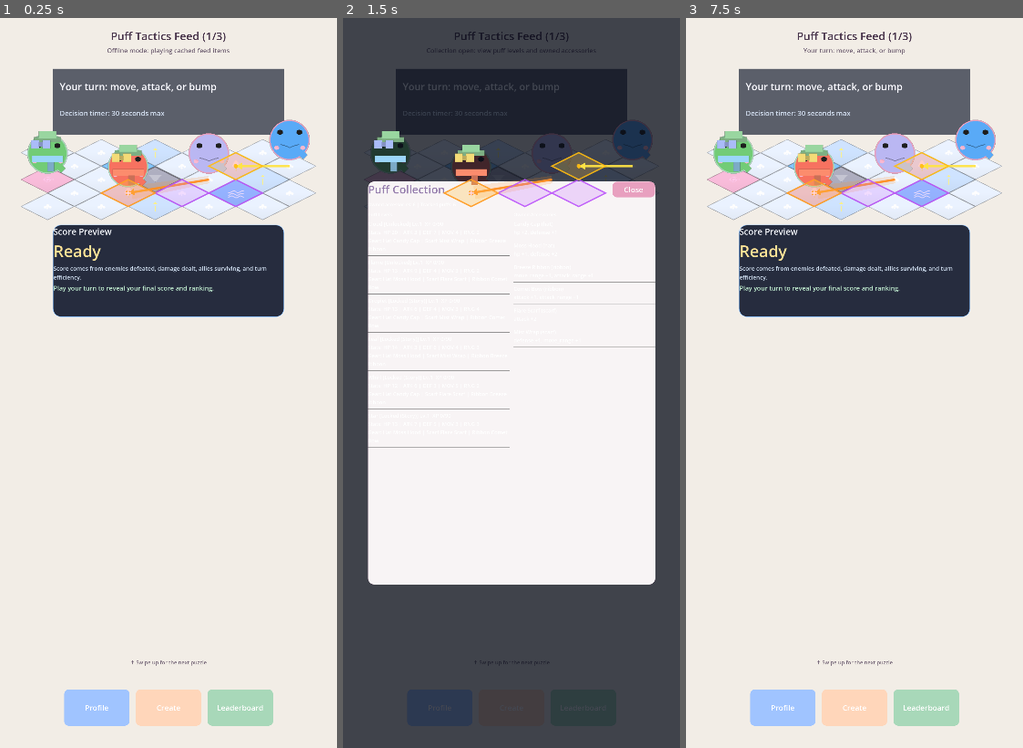
Above: before the commit, frames 1-3 (left to right).
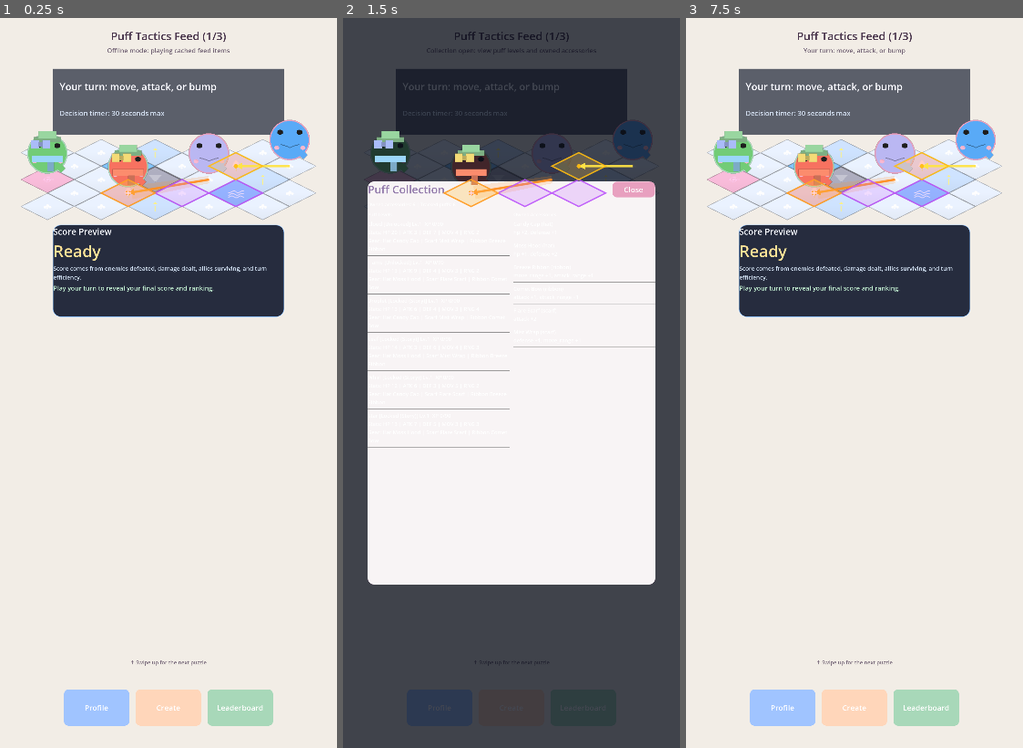
Above: after the commit, the same moments.

Repository: fivestar1103/puff-tactics
Game: Godot game, scene res://src/scenes/feed/FeedMain.tscn
The game is run twice, just before and just after one commit, with the same random seed, the same clock (stepped at 60 frames per second) and the same inputs.
Inputs (mouse positions are in pixels of both pictures, inside the frame that each line leads up to):
- Up to frame 1 (0.25 s): no input
- Up to frame 2 (1.5 s): click "Profile" at 0.5 s; click "Create" at 1.25 s
- Up to frame 3 (7.5 s): click "Leaderboard" at 2 s; click "Profile" at 2.75 s; click "Create" at 3.5 s; click "Leaderboard" at 4.25 s; click "Profile" at 5 s; click "Create" at 5.75 s; click "Leaderboard" at 6.5 s; tap Enter at 7.25 s; move the mouse to (928, 346) at 7.27 s; click (928, 346) at 7.42 s

The runs differ from the first frame. In frame 1, 0.4% of the frame differs, in the area x 8-92%, y 1-97%; in frame 2, 0.2%; in frame 3, 0.4%.
Error before the commit: Invalid assignment of property or key 'horizontal_alignment' with value of type 'int' on a base object of type 'null instance'. (res://src/scripts/ui/battle_hu…

Commit message:
chore: add screenshot tool, two-phase Ralph loop, and misc fixes
- Add ralph/screenshot_tool.gd autoload for automated screenshot capture
- Add ralph/take_screenshot.sh shell wrapper
- Upgrade ralph/ralph.sh to two-phase loop (implement → screenshot → review)
- Strengthen ralph/prompt.md with mandatory visual analysis
- Register ScreenshotTool autoload and fix window settings in project.godot
- Fix TurnBattle.tscn parent paths
- Fix typed array mismatch in feed_sync.gd:184
- Add assets/icon.png placeholder

Co-Authored-By: Claude Opus 4.6 <noreply@anthropic.com>

Diff:
--- a/project.godot
+++ b/project.godot
@@ -8,12 +8,16 @@
 
 config_version=5
 
+[animation]
+
+compatibility/default_parent_skeleton_in_mesh_instance_3d=true
+
 [application]
 
 config/name="Puff Tactics"
 config/description="Tactical Feed - Swipe like Shorts, solve like puzzles, addicted by cuteness"
 run/main_scene="res://src/scenes/feed/FeedMain.tscn"
-config/features=PackedStringArray("4.3", "Mobile")
+config/features=PackedStringArray("4.6", "Mobile")
 config/icon="res://assets/icon.png"
 
 [autoload]
@@ -23,15 +27,16 @@
 SignalBus="*res://src/scripts/core/signal_bus.gd"
 SupabaseClient="*res://src/scripts/network/supabase_client.gd"
 PuffProgression="*res://src/scripts/puffs/puff_progression.gd"
+ScreenshotTool="*res://ralph/screenshot_tool.gd"
 
 [display]
 
 window/size/viewport_width=1170
 window/size/viewport_height=2532
-window/size/mode=2
+window/size/window_width_override=420
+window/size/window_height_override=910
+window/stretch/mode="viewport"
 window/handheld/orientation=1
-window/stretch/mode="viewport"
-window/stretch/aspect="expand"
 
 [input_devices]
 
--- /dev/null
+++ b/ralph/screenshot_tool.gd
@@ -0,0 +1,49 @@
+extends Node
+
+const SCREENSHOT_DELAY: float = 4.0
+const SCREENSHOT_DIR: String = "ralph/screenshots"
+const SCREENSHOT_FILENAME: String = "latest.png"
+
+var _scene_arg: String = ""
+
+
+func _ready() -> void:
+	var user_args: PackedStringArray = OS.get_cmdline_user_args()
+	if not user_args.has("--screenshot"):
+		queue_free()
+		return
+
+	# Check for optional scene argument: --scene=res://path/to/Scene.tscn
+	for arg in user_args:
+		if arg.begins_with("--scene="):
+			_scene_arg = arg.substr(8)
+
+	print("[ScreenshotTool] Screenshot mode active. Capturing in %.1f seconds..." % SCREENSHOT_DELAY)
+
+	if _scene_arg != "":
+		print("[ScreenshotTool] Switching to scene: %s" % _scene_arg)
+		get_tree().change_scene_to_file(_scene_arg)
+		# Extra delay after scene switch for rendering to settle
+		await get_tree().create_timer(1.0).timeout
+
+	await get_tree().create_timer(SCREENSHOT_DELAY).timeout
+	_capture_screenshot()
+	get_tree().quit()
+
+
+func _capture_screenshot() -> void:
+	var image: Image = get_viewport().get_texture().get_image()
+	if image == null:
+		push_error("[ScreenshotTool] Failed to get viewport image.")
+		return
+
+	var dir: DirAccess = DirAccess.open("res://")
+	if dir != null and not dir.dir_exists(SCREENSHOT_DIR):
+		dir.make_dir_recursive(SCREENSHOT_DIR)
+
+	var save_path: String = "res://%s/%s" % [SCREENSHOT_DIR, SCREENSHOT_FILENAME]
+	var error: Error = image.save_png(save_path)
+	if error == OK:
+		print("[ScreenshotTool] SCREENSHOT_SAVED: %s" % save_path)
+	else:
+		push_error("[ScreenshotTool] Failed to save screenshot: error %d" % error)
--- a/src/scenes/battle/TurnBattle.tscn
+++ b/src/scenes/battle/TurnBattle.tscn
@@ -26,11 +26,11 @@
 
 [node name="ScorePanel" type="PanelContainer" parent="HudLayer"]
 
-[node name="ScoreLabel" type="Label" parent="ScorePanel"]
+[node name="ScoreLabel" type="Label" parent="HudLayer/ScorePanel"]
 text = "Turn 1"
 
 [node name="ResultOverlay" type="ColorRect" parent="HudLayer"]
 visible = false
 color = Color(0, 0, 0, 0.45)
 
-[node name="ResultLabel" type="Label" parent="ResultOverlay"]
+[node name="ResultLabel" type="Label" parent="HudLayer/ResultOverlay"]
--- a/src/scripts/network/feed_sync.gd
+++ b/src/scripts/network/feed_sync.gd
@@ -181,13 +181,14 @@
 			"error": "SupabaseClient does not implement request_rest()."
 		}
 
+	var headers: Array[String] = ["Prefer: return=minimal"]
 	return await supabase_client.call(
 		"request_rest",
 		HTTPClient.METHOD_POST,
 		FEED_RESULTS_TABLE,
 		{},
 		payload,
-		["Prefer: return=minimal"]
+		headers
 	)
 
 
Binary file added: assets/icon.png
Not shown, added: ralph/screenshot_tool.gd.uid
Not shown, changed: ralph/prompt.md
Not shown, changed: ralph/ralph.sh
Not shown, added: ralph/screenshots/.gitignore
Not shown, added: ralph/take_screenshot.sh
